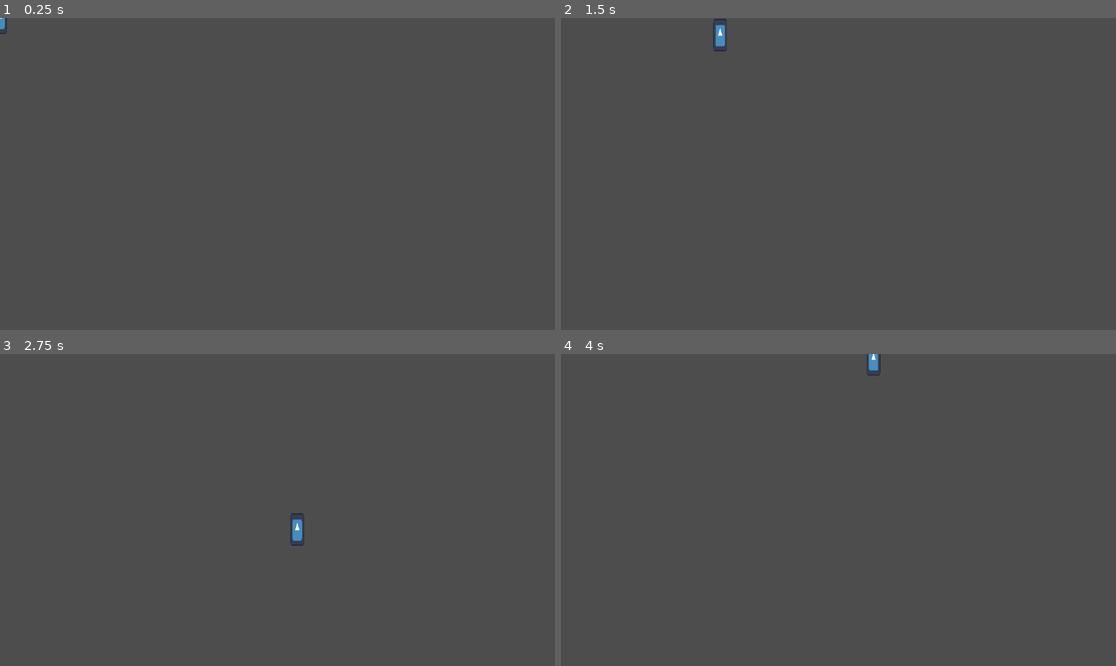
Above: before the commit, frames 1-4 (two rows, left to right).
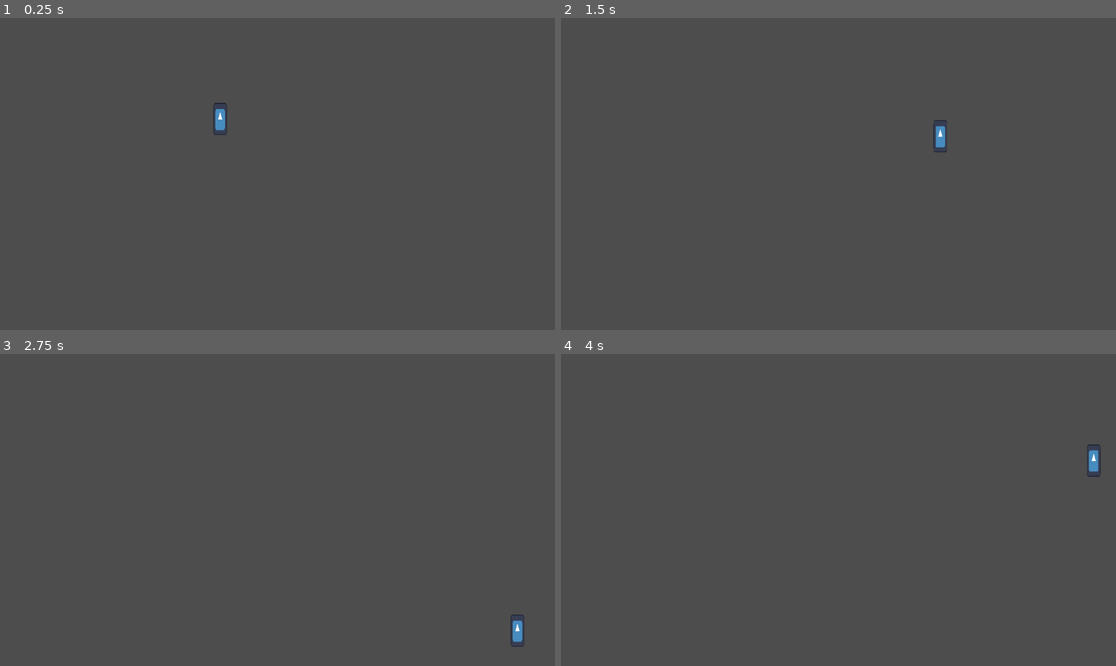
Above: after the commit, the same moments.

Repository: GonACosta/top-down-2d
Game: Godot game, scene res://Entities/world.tscn
Same seed, same stepped clock (60 frames per second), same inputs: the game is played once before the commit and once after it. The engine's default icon, where the game draws it, is replaced by a stand-in: a white triangle on a blue panel in a dark square.
Inputs:
- Up to frame 1 (0.25 s): no input
- Up to frame 2 (1.5 s): tap Enter at 0.5 s; hold Right (ui_right) 0.53-1.28 s; hold Down (ui_down) from 1.28 s (still down)
- Up to frame 3 (2.75 s): release Down (ui_down) at 2.03 s; hold Right (ui_right) from 2.03 s (still down)
- Up to frame 4 (4 s): release Right (ui_right) at 2.78 s; hold Up (ui_up) 2.78-3.53 s; hold Left (ui_left) from 3.53 s (still down)

The runs differ from the first frame. In frame 1, 0.2% of the frame differs, in the area x 0-41%, y 0-38%; in frame 2, 0.3%; in frame 3, 0.3%, in the area x 52-95%, y 51-94%; in frame 4, 0.3%.

Commit message:
Update world.tscn

Diff:
--- a/Entities/world.tscn
+++ b/Entities/world.tscn
@@ -5,3 +5,4 @@
 [node name="World" type="Node2D"]
 
 [node name="Player" parent="." instance=ExtResource("1_u5b7e")]
+position = Vector2(457, 210)
